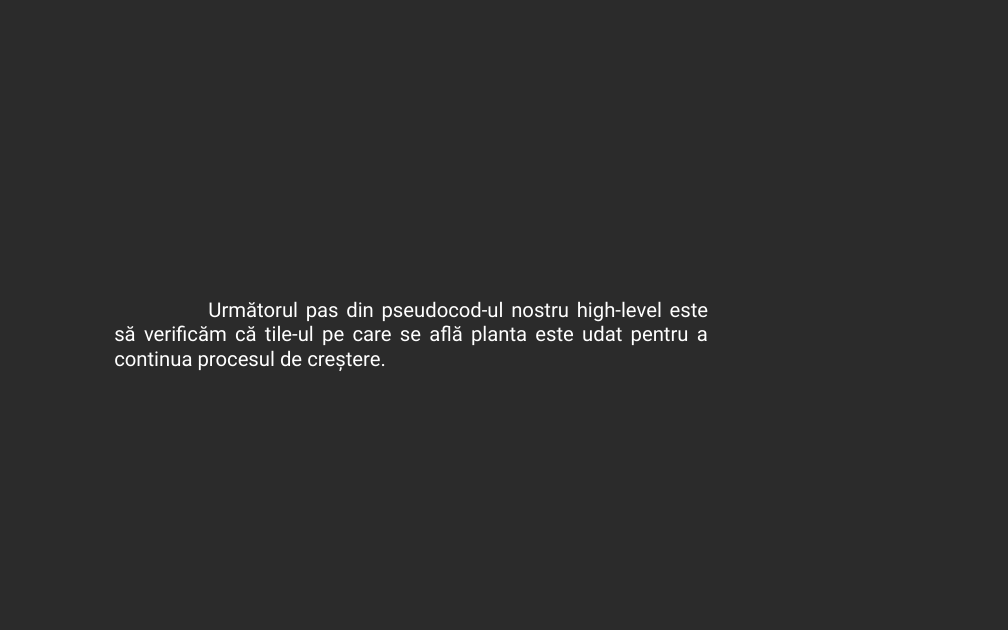
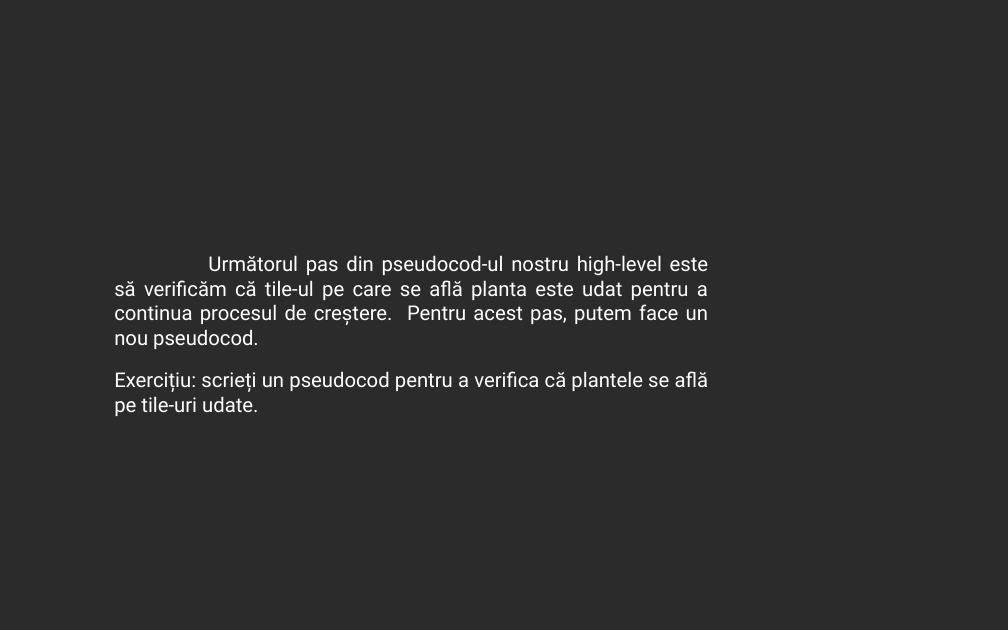
Before and after one commit to 0xspiderr/gdc-upt-presentations, a slide deck: slide 25 of presentation_5/presentation_5.odp. Drawn at 1008x630 pixels with LibreOffice and Linux fonts; fonts in the diff are those of the drawing; background and template pictures are left out; a plain dark background stands for a picture behind light text. Boxes give left, top, right and bottom in pixels: in the first picture for what was removed or moved away, otherwise in the second. Text is boxed around its words. In the diff, an @@ line names an element or a change of style, - is before the commit and + after.

Commit message:
presentation 5

```diff
--- a/presentation_5/presentation_5.odp
+++ b/presentation_5/presentation_5.odp
@@ text at box(114, 255, 709, 416): text changed @@
-Următorul pas din pseudocod-ul nostru high-level este să verificăm că tile-ul pe care se află planta este udat pentru a continua procesul de creștere.
+Următorul pas din pseudocod-ul nostru high-level este să verificăm că tile-ul pe care se află planta este udat pentru a continua procesul de creștere. Pentru acest pas, putem face un nou pseudocod.
+Exercițiu: scrieți un pseudocod pentru a verifica că plantele se află pe tile-uri udate.
```
Also in this commit, not shown: 48 slides added, 1 slide removed, 2 other files.
